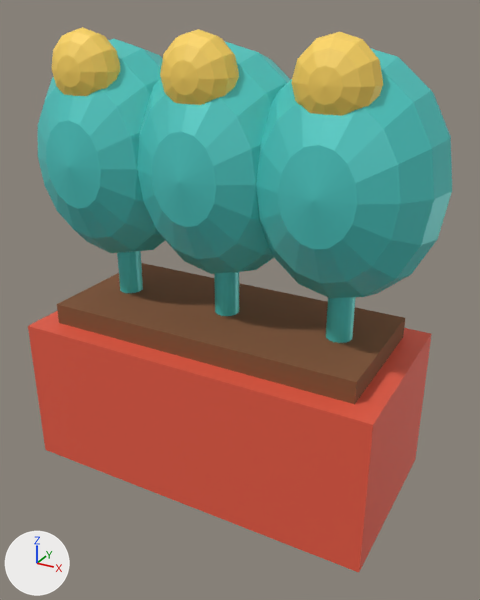
What one commit did to the glTF model public/assets/kit/bp_decorplanter.glb.
Before and after are seen from a 50 mm camera at (0.868, -1.502, 1.294) aimed at (0.048, -0.012, 0.549). Lighting does not change. The marker at lower left points along +X, +Y and +Z. The older version comes first. Where no turn or scale is listed for an object, it has been applied to the vertices. Vertices at exactly the same position are counted once.

The older version as bpy lines, for what is in view:
```python
ob_flower_002 = bpy.data.objects.new('Flower.002', me_sphere_048)
ob_flower_002.parent = ob_bp_decorplanter
ob_flower_002.location = (0.34, 1.15, 0.12)
ob_flower_002.scale = (0.1, 0.1, 0.07)
ob_leaves = bpy.data.objects.new('Leaves', me_sphere_043)
ob_leaves.parent = ob_bp_decorplanter
ob_leaves.location = (-0.34, 0.92, 0.0)
ob_leaves.scale = (0.24, 0.3, 0.22)
ob_leaves_001 = bpy.data.objects.new('Leaves.001', me_sphere_045)
ob_leaves_001.parent = ob_bp_decorplanter
ob_leaves_001.location = (0.0, 0.92, 0.0)
ob_leaves_001.scale = (0.24, 0.3, 0.22)
ob_leaves_002 = bpy.data.objects.new('Leaves.002', me_sphere_047)
ob_leaves_002.parent = ob_bp_decorplanter
ob_leaves_002.location = (0.34, 0.92, 0.0)
ob_leaves_002.scale = (0.24, 0.3, 0.22)
ob_planter = bpy.data.objects.new('Planter', me_cube_125)
ob_planter.location = (0.0, 0.0, 0.22)
ob_soil = bpy.data.objects.new('Soil', me_cube_126)
ob_soil.location = (0.0, 0.0, 0.46)
ob_stem = bpy.data.objects.new('Stem', me_cylinder_022)
ob_stem.parent = ob_bp_decorplanter
ob_stem.location = (-0.34, 0.72, 0.0)
ob_stem.rotation_euler = (1.571, 0.0, 0.0)  # degrees (90, 0, 0)
ob_stem_001 = bpy.data.objects.new('Stem.001', me_cylinder_023)
ob_stem_001.parent = ob_bp_decorplanter
ob_stem_001.location = (0.0, 0.72, 0.0)
ob_stem_001.rotation_euler = (1.571, 0.0, 0.0)  # degrees (90, 0, 0)
ob_stem_002 = bpy.data.objects.new('Stem.002', me_cylinder_024)
ob_stem_002.parent = ob_bp_decorplanter
ob_stem_002.location = (0.34, 0.72, 0.0)
ob_stem_002.rotation_euler = (1.571, 0.0, 0.0)  # degrees (90, 0, 0)
# also in view: 'Flower.001' at (0.0, -0.12, 1.15); 'Flower' at (-0.34, -0.12, 1.15)
```
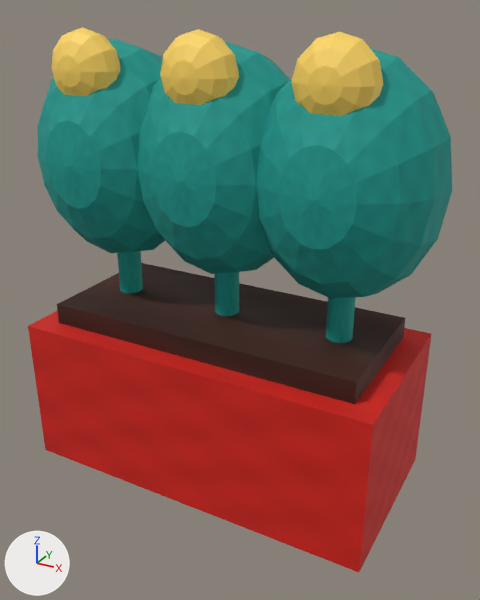
Where the newer file only moved an object's origin or applied its transform, the numbers keep the older frame.

Boxes (x1, y1, x2, y2) around the edits, measured in the pictures (480 x 600 px):
'Planter', surface changed (darker)
    both: (28, 311, 432, 572)
'Leaves.002', surface changed (darker)
    both: (256, 48, 452, 298)
'Soil', surface changed (darker)
    both: (57, 263, 405, 404)
'Leaves.001', surface changed (darker)
    both: (137, 41, 290, 274)
'Leaves', surface changed (darker)
    both: (38, 39, 165, 253)
'Stem.002', surface changed, rescaled (darker)
    both: (326, 297, 356, 343)
'Stem.001', surface changed, rescaled (darker)
    both: (214, 272, 239, 316)
'Stem', surface changed, rescaled (darker)
    both: (117, 251, 143, 293)
part 1 of me_cylinder_022, deleted (cyan)
    before: (117, 251, 143, 293)
part 2 of me_cylinder_022, added
    after: (117, 251, 356, 343)

The change, as a diff of the scene's bpy script:
```diff
--- a/public/assets/kit/bp_decorplanter.glb.py
+++ b/public/assets/kit/bp_decorplanter.glb.py
@@ img_wood_dark_normal @@
+img_wood_dark_normal = load_image('Wood_Dark_Normal', '_unpacked/Wood_Dark_Normal', 48, 48, 'Non-Color')
@@ img_wood_dark_basecolor @@
+img_wood_dark_basecolor = load_image('Wood_Dark_BaseColor', '_unpacked/Wood_Dark_BaseColor', 48, 48, 'sRGB')
@@ img_wood_dark_roughness @@
+img_wood_dark_roughness = load_image('Wood_Dark_Roughness', '_unpacked/Wood_Dark_Roughness', 48, 48, 'Non-Color')
@@ img_coral_basecolor @@
+img_coral_basecolor = load_image('Coral_BaseColor', '_unpacked/Coral_BaseColor', 48, 48, 'sRGB')
@@ img_teal_normal @@
+img_teal_normal = load_image('Teal_Normal', '_unpacked/Teal_Normal', 48, 48, 'Non-Color')
@@ img_teal_roughness @@
+img_teal_roughness = load_image('Teal_Roughness', '_unpacked/Teal_Roughness', 48, 48, 'Non-Color')
@@ img_teal_basecolor @@
+img_teal_basecolor = load_image('Teal_BaseColor', '_unpacked/Teal_BaseColor', 48, 48, 'sRGB')
@@ mat_teal @@
 mat_teal = bpy.data.materials.new('Teal')
-# nodes: BsdfPrincipled, OutputMaterial
-# colours: cyan #50cec8
+# nodes: BsdfPrincipled, Math, NormalMap, OutputMaterial, SeparateColor, TexImage x3
+# uses the picture img_teal_basecolor
+# uses the picture img_teal_normal
+# uses the picture img_teal_roughness
@@ mat_coral @@
 mat_coral = bpy.data.materials.new('Coral')
-# nodes: BsdfPrincipled, OutputMaterial
-# colours: red #ed5d45
+# nodes: BsdfPrincipled, Math, NormalMap, OutputMaterial, SeparateColor, TexImage x3
+# uses the picture img_coral_basecolor
+# uses the picture img_teal_normal
+# uses the picture img_teal_roughness
@@ mat_wood_dark @@
 mat_wood_dark = bpy.data.materials.new('Wood Dark')
-# nodes: BsdfPrincipled, OutputMaterial
-# colours: brown #845535
+# nodes: BsdfPrincipled, Math, NormalMap, OutputMaterial, SeparateColor, TexImage x3
+# uses the picture img_wood_dark_basecolor
+# uses the picture img_wood_dark_normal
+# uses the picture img_wood_dark_roughness
@@ me_cylinder_022 @@
 # used by ob_stem; parent = ob_bp_decorplanter; location = (-0.34, 0.72, 0.0); rotation_euler = (1.571, 0.0, 0.0), in degrees (90, 0, 0)
-me_cylinder_022.from_pydata(...)  # 40 vertices, 76 faces; spans x -0.035..0.035, y -0.035..0.035, z -0.26..0.26
+me_cylinder_022.from_pydata(...)  # 40 vertices, 76 faces; spans x -0.135..0.135, y -0.135..0.135, z -1.0..1.0
+# me_cylinder_022 part 1: 40 vertices removed from x -0.035..0.035, y -0.035..0.035, z -0.26..0.26
+# me_cylinder_022 part 2: 40 vertices added at x -0.135..0.135, y -0.135..0.135, z -1.0..1.0, forming a 20-sided cylinder along z
 me_cylinder_022.materials.append(mat_teal)
@@ ob_stem @@
 ob_stem.rotation_euler = (1.571, 0.0, 0.0)  # degrees (90, 0, 0)
+ob_stem.scale = (0.26, 0.26, 0.26)
@@ ob_stem_001 @@
 ob_stem_001.rotation_euler = (1.571, 0.0, 0.0)  # degrees (90, 0, 0)
+ob_stem_001.scale = (0.26, 0.26, 0.26)
@@ ob_stem_002 @@
 ob_stem_002.rotation_euler = (1.571, 0.0, 0.0)  # degrees (90, 0, 0)
+ob_stem_002.scale = (0.26, 0.26, 0.26)
```
